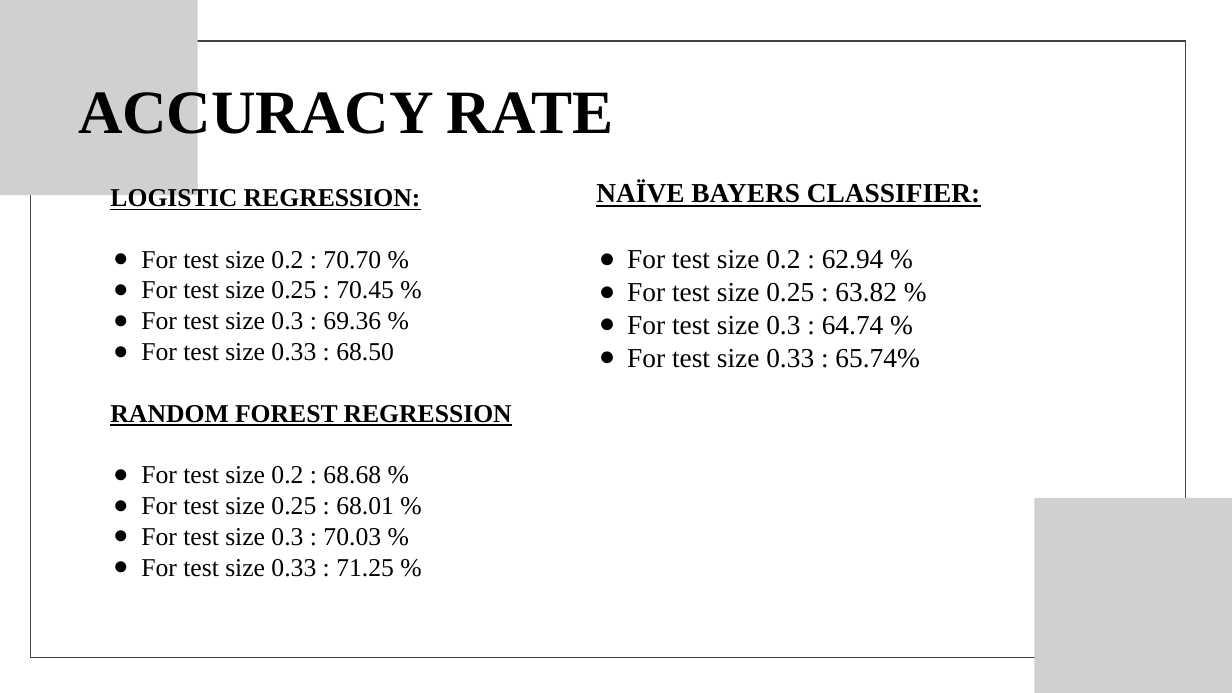
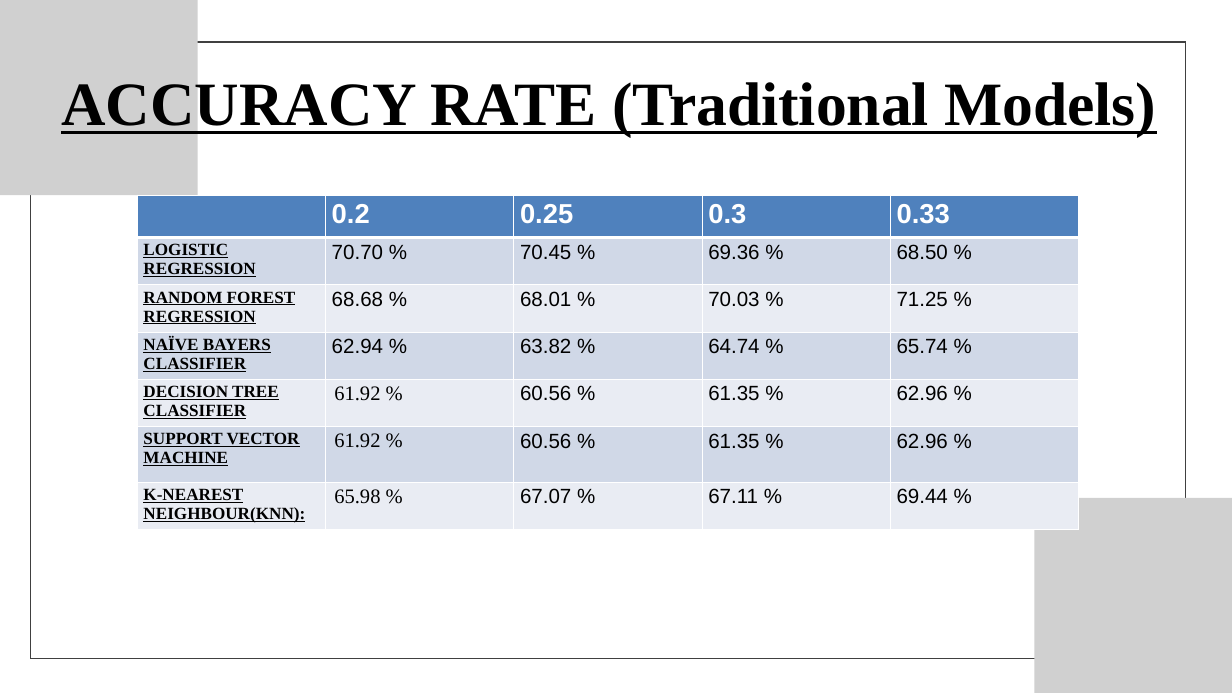
Before and after one commit to krishsai08/cyberbyllying-classification, a slide deck: slide 7 of RNN_LSTM_models/Documentation & ppt/PRESENTATION.pptx (slide 9 before the commit). Drawn at 1232x693 pixels with LibreOffice and Linux fonts; fonts in the diff are those of the drawing; grey boxes stand for pictures. Boxes give left, top, right and bottom in pixels: in the first picture for what was removed or moved away, otherwise in the second. Text is boxed around its words. In the diff, an @@ line names an element or a change of style, - is before the commit and + after.

Commit message:
Updated

```diff
--- a/RNN_LSTM_models/Documentation & ppt/PRESENTATION.pptx
+++ b/RNN_LSTM_models/Documentation & ppt/PRESENTATION.pptx
@@ freeform shape at [31,42,1185,658]: outline redrawn @@
@@ text at [61,77,1156,137]: text changed @@
-ACCURACY RATE
+ACCURACY RATE (Traditional Models)
@@ text removed at [110,186,512,577] @@
-LOGISTIC REGRESSION:
-● For test size 0.2 : 70.70 %
-● For test size 0.25 : 70.45 %
-● For test size 0.3 : 69.36 %
-● For test size 0.33 : 68.50
-RANDOM FOREST REGRESSION
-● For test size 0.2 : 68.68 %
-● For test size 0.25 : 68.01 %
-● For test size 0.3 : 70.03 %
-● For test size 0.33 : 71.25 %
@@ table added at [137,195,1080,529], 7 rows, 5 columns @@
+ | 0.2 | 0.25 | 0.3 | 0.33
+LOGISTIC REGRESSION | 70.70 % | 70.45 % | 69.36 % | 68.50 %
+RANDOM FOREST REGRESSION | 68.68 % | 68.01 % | 70.03 % | 71.25 %
+NAÏVE BAYERS CLASSIFIER | 62.94 % | 63.82 % | 64.74 % | 65.74 %
+DECISION TREE CLASSIFIER | 61.92 % | 60.56 % | 61.35 % | 62.96 %
+SUPPORT VECTOR MACHINE | 61.92 % | 60.56 % | 61.35 % | 62.96 %
+K-NEAREST NEIGHBOUR(KNN): | 65.98 % | 67.07 % | 67.11 % | 69.44 %
@@ text removed at [596,182,980,368] @@
-NAÏVE BAYERS CLASSIFIER:
-● For test size 0.2 : 62.94 %
-● For test size 0.25 : 63.82 %
-● For test size 0.3 : 64.74 %
-● For test size 0.33 : 65.74%
```
Also in this commit, not shown: 9 other slides changed, 4 slides added, 12 slides removed.
